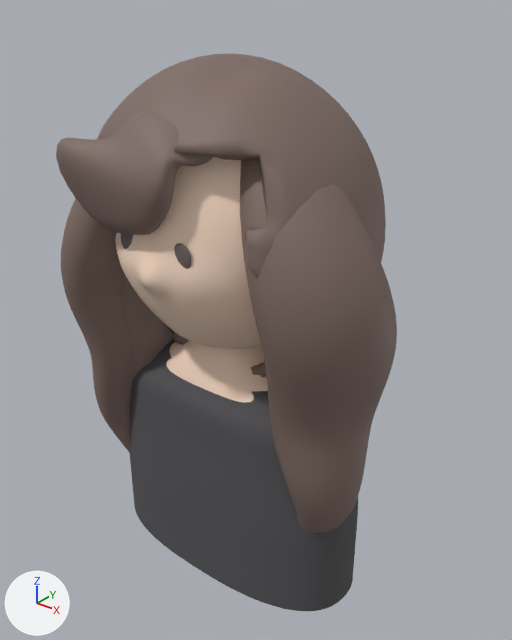
Before and after pictures for a commit that changed the Blender file tools/figure/assets/long-wave/candidate/hair_long_wave.blend.
The view is the same before and after, from a camera (50 mm lens) standing at (3.47, -4.03, 1.75) and looking at (0.06, 0.23, -0.9). The lights are fixed; the arrows at lower left show +X, +Y and +Z. The first picture is the older version.

The first picture shows 'body', 'hair_bang', 'hair_scalp', 'hair_side_l_under', 'hair_side_l_upper', 'hair_side_r_upper', 'head', 'top' and 2 more.
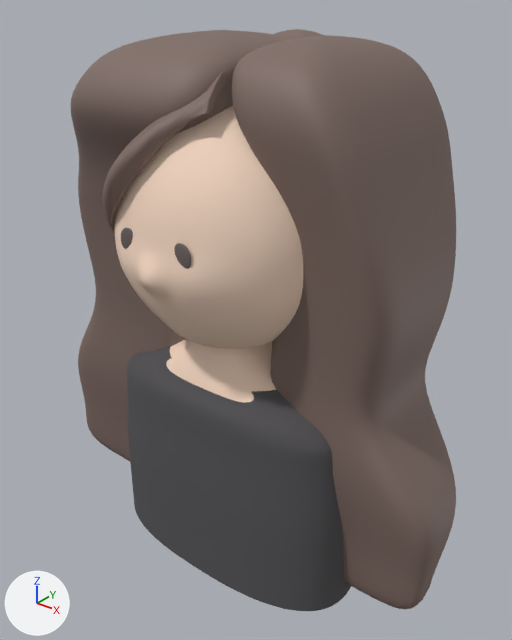
Scene script edits in JSON lines:
```json
{"block": "me_hair_bang", "where": "# used by ob_hair_bang; location = (0.0, 0.0, 0.0)"}
{"op": "remove", "block": "me_hair_bang", "code": "me_hair_bang.from_pydata(...)  # 4368 vertices, 4340 faces; spans x -0.81..0.49, y -1.07..-0.05, z -0.67..0.99"}
{"op": "add", "block": "me_hair_bang", "code": "me_hair_bang.from_pydata(...)  # 7650 vertices, 7648 faces; spans x -0.94..0.26, y -0.89..-0.07, z -0.2..1.18"}
{"block": "me_hair_bang", "change": "me_hair_bang part 1: 4 vertices moved within x -0.44..0.12, y -0.83..-0.53, z 0.46..0.93; 4305 vertices removed from x -0.81..0.49, y -1.07..-0.05, z -0.67..0.99; 7635 vertices added at x -0.94..0.26, y -0.89..-0.07, z -0.2..1.18"}
{"block": "me_hair_bang", "change": "other edits to the shape of me_hair_bang do not show in these pictures"}
{"op": "add", "block": "me_hair_side_r_001", "code": ["me_hair_side_r_001 = bpy.data.meshes.new('hair_side_r.001')", "me_hair_side_r_001.from_pydata(...)  # 5954 vertices, 5952 faces; spans x 0.21..1.96, y -0.46..1.21, z -3.03..1.38", "me_hair_side_r_001.polygons.foreach_set('use_smooth', [True] * 5952)", "me_hair_side_r_001.materials.append(mat_hair)  # brown #7e6a63"]}
{"op": "add", "block": "me_hair_side_l_001", "code": ["me_hair_side_l_001 = bpy.data.meshes.new('hair_side_l.001')", "me_hair_side_l_001.from_pydata(...)  # 5954 vertices, 5952 faces; spans x -2.21..0.24, y -0.64..1.21, z -3.03..1.38", "me_hair_side_l_001.polygons.foreach_set('use_smooth', [True] * 5952)", "me_hair_side_l_001.materials.append(mat_hair)  # brown #7e6a63"]}
{"op": "add", "block": "me_hair_back", "code": ["me_hair_back = bpy.data.meshes.new('hair_back')", "me_hair_back.from_pydata(...)  # 4802 vertices, 4800 faces; spans x -0.96..1.05, y 0.0..1.26, z -3.04..1.38", "me_hair_back.polygons.foreach_set('use_smooth', [True] * 4800)", "me_hair_back.materials.append(mat_hair)  # brown #7e6a63"]}
{"op": "remove", "block": "ob_hair_scalp", "code": ["ob_hair_scalp = bpy.data.objects.new('hair_scalp', me_hair_scalp)", "ob_hair_scalp.location = (0.0, 0.0, 0.0)"]}
{"op": "remove", "block": "ob_hair_side_l_upper", "code": ["ob_hair_side_l_upper = bpy.data.objects.new('hair_side_l_upper', me_hair_side_l_upper)", "ob_hair_side_l_upper.location = (0.0, 0.0, 0.0)"]}
{"op": "remove", "block": "ob_hair_side_l_under", "code": ["ob_hair_side_l_under = bpy.data.objects.new('hair_side_l_under', me_hair_side_l_under)", "ob_hair_side_l_under.location = (0.0, 0.0, 0.0)"]}
{"op": "remove", "block": "ob_hair_side_r_upper", "code": ["ob_hair_side_r_upper = bpy.data.objects.new('hair_side_r_upper', me_hair_side_r_upper)", "ob_hair_side_r_upper.location = (0.0, 0.0, 0.0)"]}
{"op": "add", "block": "ob_hair_side_r", "code": ["ob_hair_side_r = bpy.data.objects.new('hair_side_r', me_hair_side_r_001)", "ob_hair_side_r.location = (0.0, 0.0, 0.0)"]}
{"op": "add", "block": "ob_hair_side_l", "code": ["ob_hair_side_l = bpy.data.objects.new('hair_side_l', me_hair_side_l_001)", "ob_hair_side_l.location = (0.0, 0.0, 0.0)"]}
{"op": "add", "block": "ob_hair_back", "code": ["ob_hair_back = bpy.data.objects.new('hair_back', me_hair_back)", "ob_hair_back.location = (0.0, 0.0, 0.0)"]}
```

Pixel boxes (x1, y1, x2, y2) of what changed, in the pictures (512 x 640 px):
```json
{"object": "hair_side_r", "change": "added", "after": [232, 35, 456, 609], "on screen": "brown"}
{"object": "hair_side_r_upper", "change": "deleted", "before": [240, 160, 397, 533], "on screen": "brown"}
{"object": "hair_side_l", "change": "added", "after": [71, 30, 286, 461], "on screen": "brown"}
{"object": "hair_scalp", "change": "deleted", "before": [97, 54, 386, 377], "on screen": "brown"}
{"object": "hair_bang", "change": "reshaped", "before": [56, 112, 213, 236], "after": [102, 71, 226, 233]}
{"object": "hair_side_l_upper", "change": "deleted", "before": [61, 199, 133, 453], "on screen": "brown"}
{"object": "hair_side_l_under", "change": "deleted", "before": [121, 274, 173, 378], "on screen": "brown"}
{"object": "hair_back", "change": "added", "after": [274, 29, 323, 40]}
```
